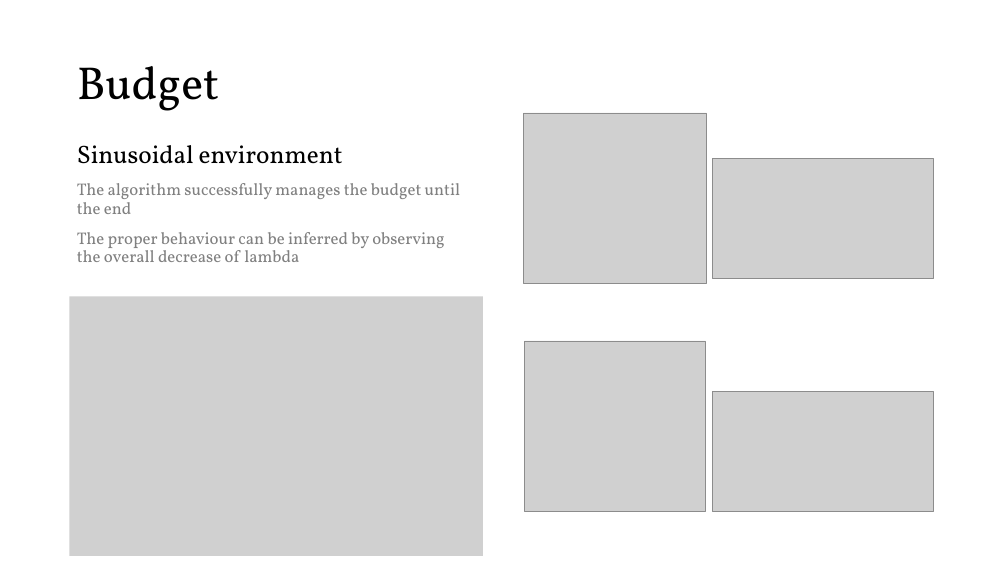
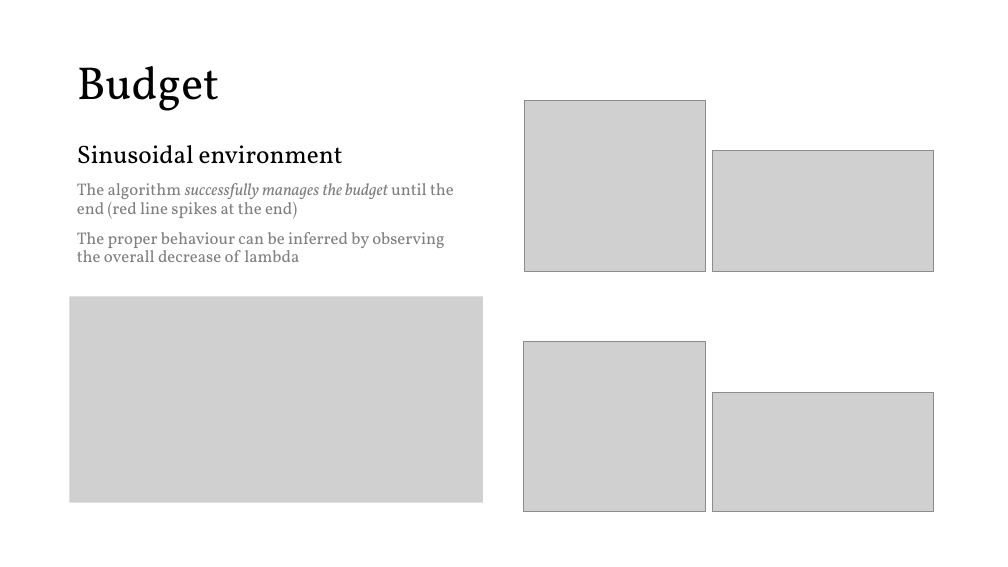
Before and after one commit to peetceenatoo/online-learning, a slide deck: slide 37 of Slides.pptx (slide 36 before the commit). Drawn at 1008x567 pixels with LibreOffice and Linux fonts; fonts in the diff are those of the drawing; grey boxes stand for pictures. Boxes give left, top, right and bottom in pixels: in the first picture for what was removed or moved away, otherwise in the second. Text is boxed around its words. In the diff, an @@ line names an element or a change of style, - is before the commit and + after.

```diff
--- a/Slides.pptx
+++ b/Slides.pptx
@@ picture: place and size @@
-picture at <box>523,113,706,284</box>
+picture at <box>525,101,706,271</box>
@@ picture: place and size @@
-picture at <box>712,158,933,278</box>
+picture at <box>712,151,933,271</box>
@@ text at <box>77,183,454,219</box>: text changed @@
-The algorithm successfully manages the budget until the end
+The algorithm successfully manages the budget until the end (red line spikes at the end)
@@ picture: place and size @@
-picture at <box>70,296,483,556</box>
+picture at <box>70,296,483,503</box>
```
Also in this commit, not shown: 13 other slides changed, 9 slides added, 1 other file.
